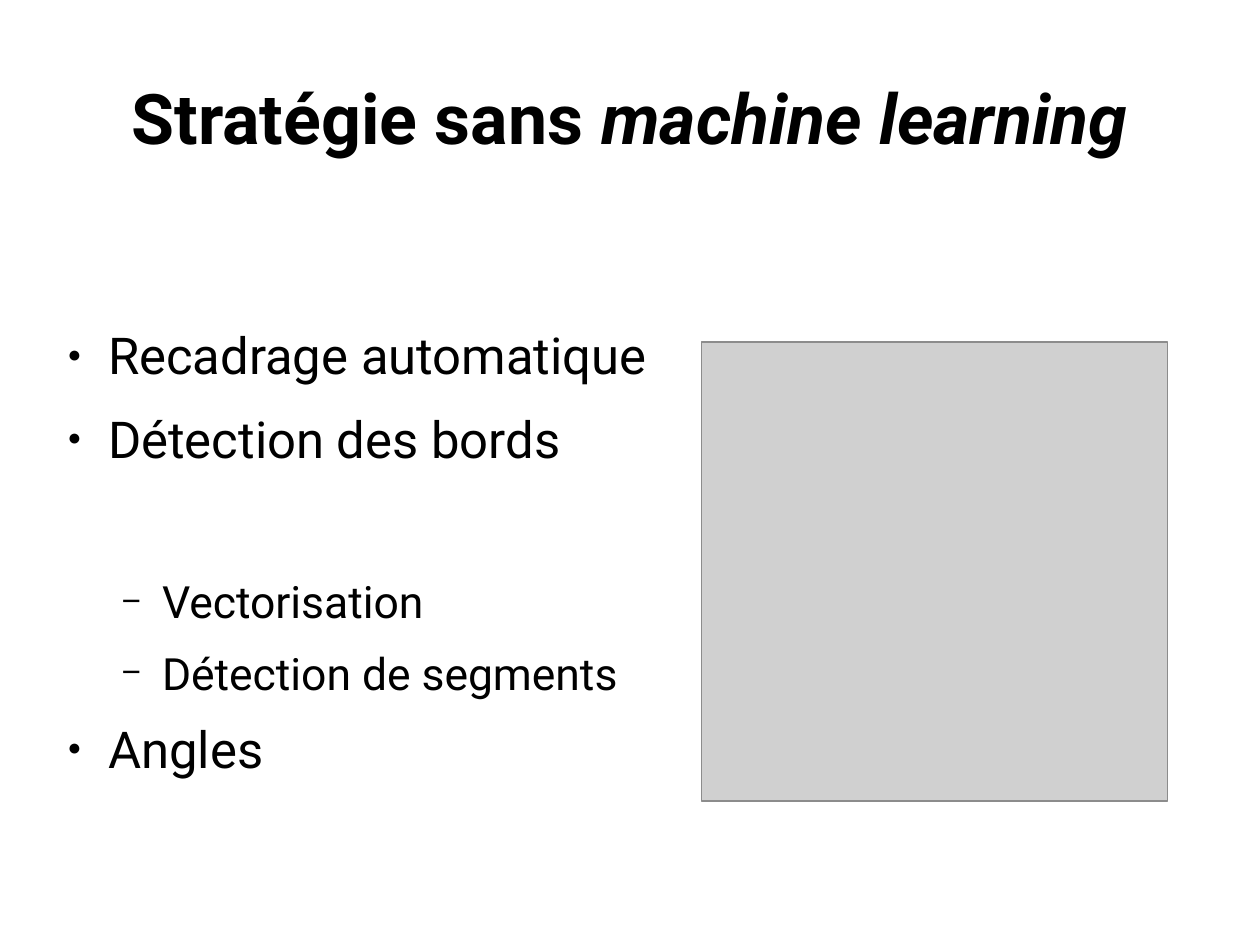
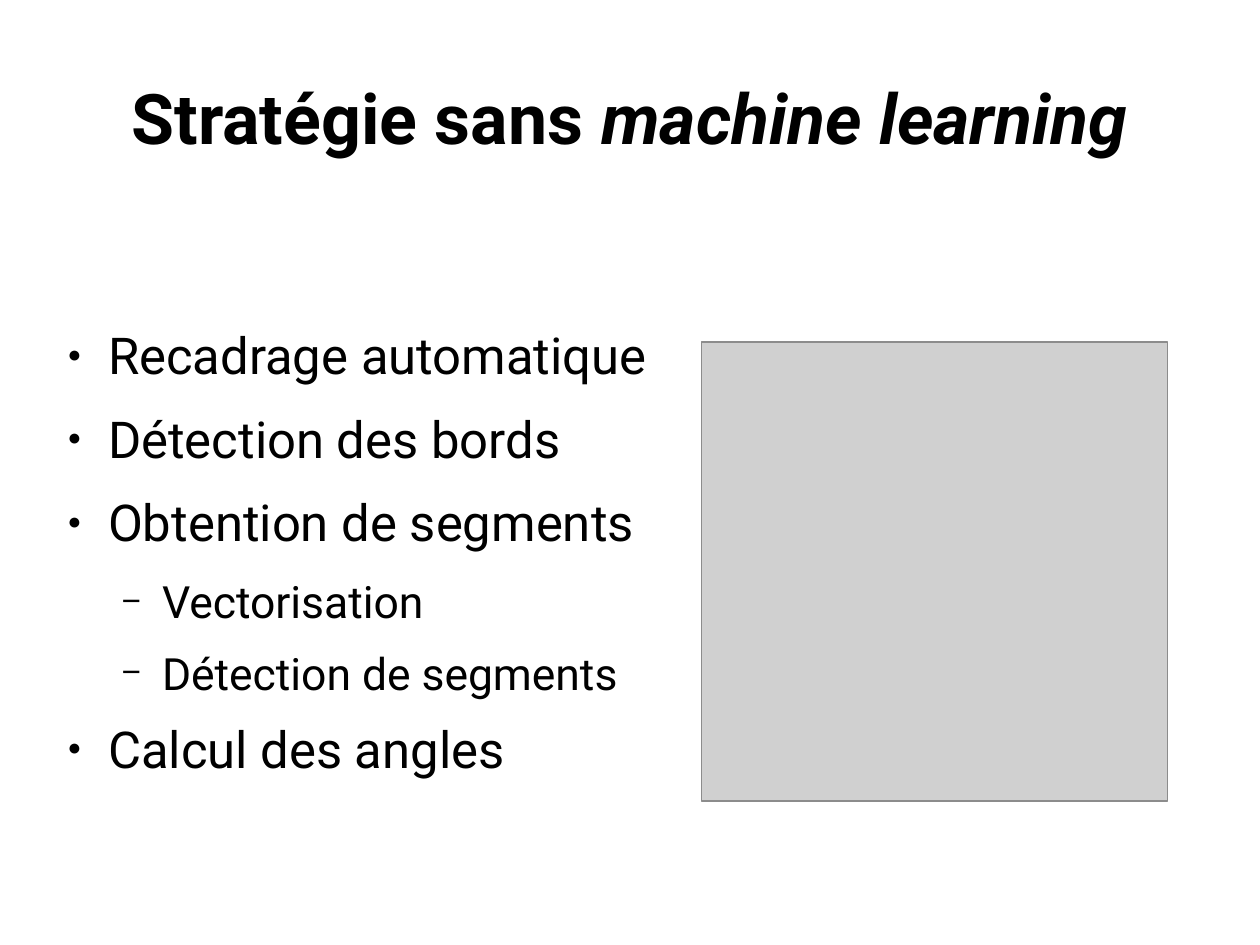
Before and after one commit to ewen-lbh/bone-fracture-detection, a slide deck: slide 4 of slides/mpsi/slides.odp. Drawn at 1260x945 pixels with LibreOffice and Linux fonts; fonts in the diff are those of the drawing; grey boxes stand for pictures. Boxes give left, top, right and bottom in pixels: in the first picture for what was removed or moved away, otherwise in the second. Text is boxed around its words. In the diff, an @@ line names an element or a change of style, - is before the commit and + after.

```diff
--- a/slides/mpsi/slides.odp
+++ b/slides/mpsi/slides.odp
@@ text at (x1=108, y1=503, x2=634, y2=552): paragraph added @@
+● Obtention de segments
@@ text at (x1=108, y1=730, x2=505, y2=779): text changed @@
-● Angles
+● Calcul des angles
```
Also in this commit, not shown: 2 other slides changed, 4 slides added, 1 slide removed.
